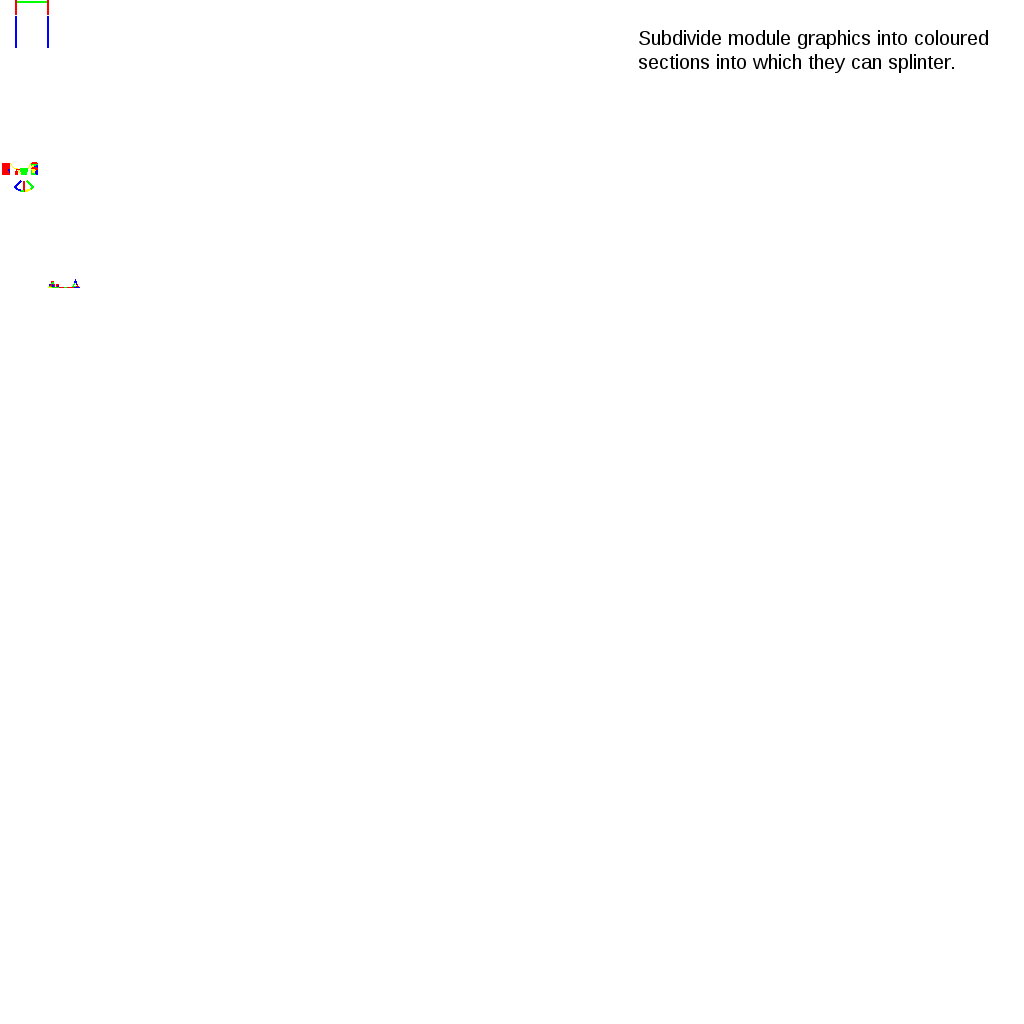
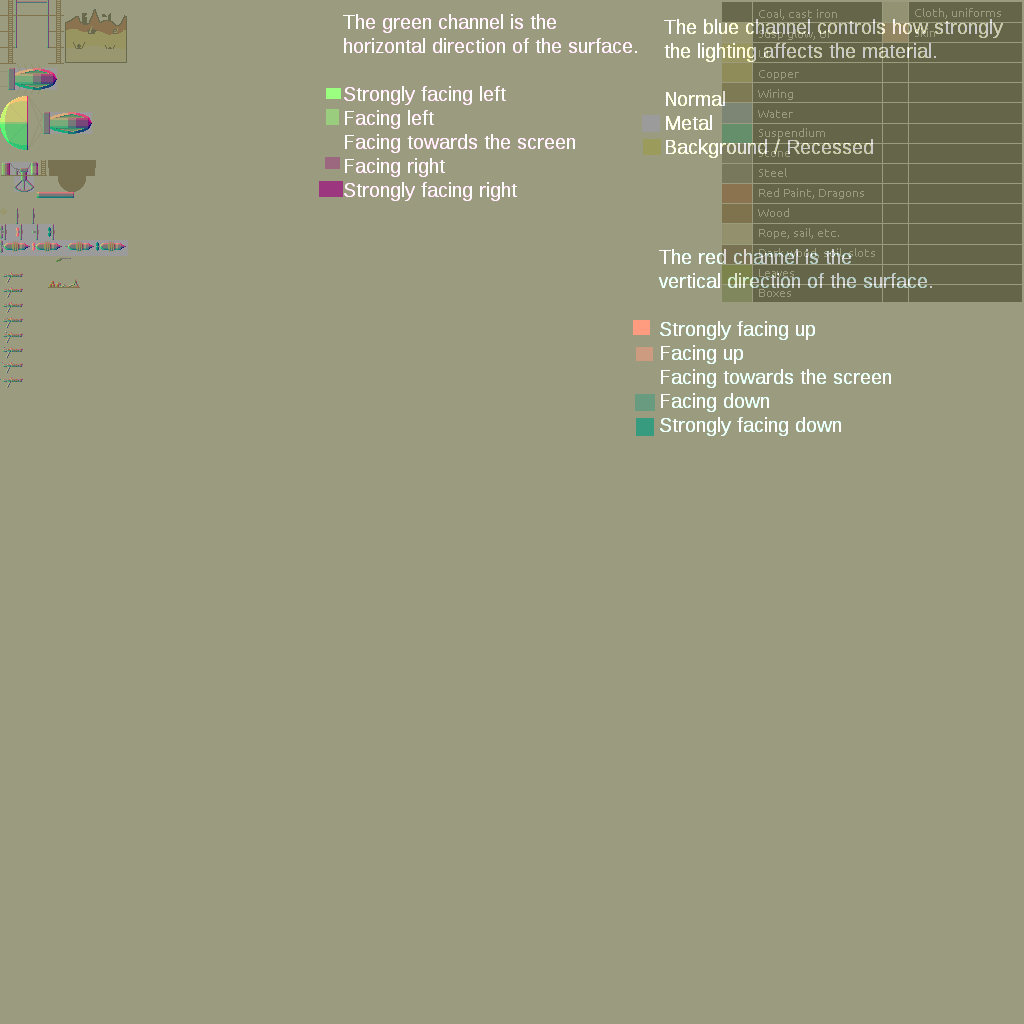
Layered file, before and after one edit (1024x1024). Changes by layer:
hid "my_spritesheet_fragments" over [0, 0, 1024, 1024]
showed group "my_spritesheet_bump" (3 layers), opacity 100% → 79% over [0, 0, 1024, 1024]
painted on "Horizontal" over [0, 68, 92, 150]
painted on "Vertical" over [0, 68, 92, 150]
